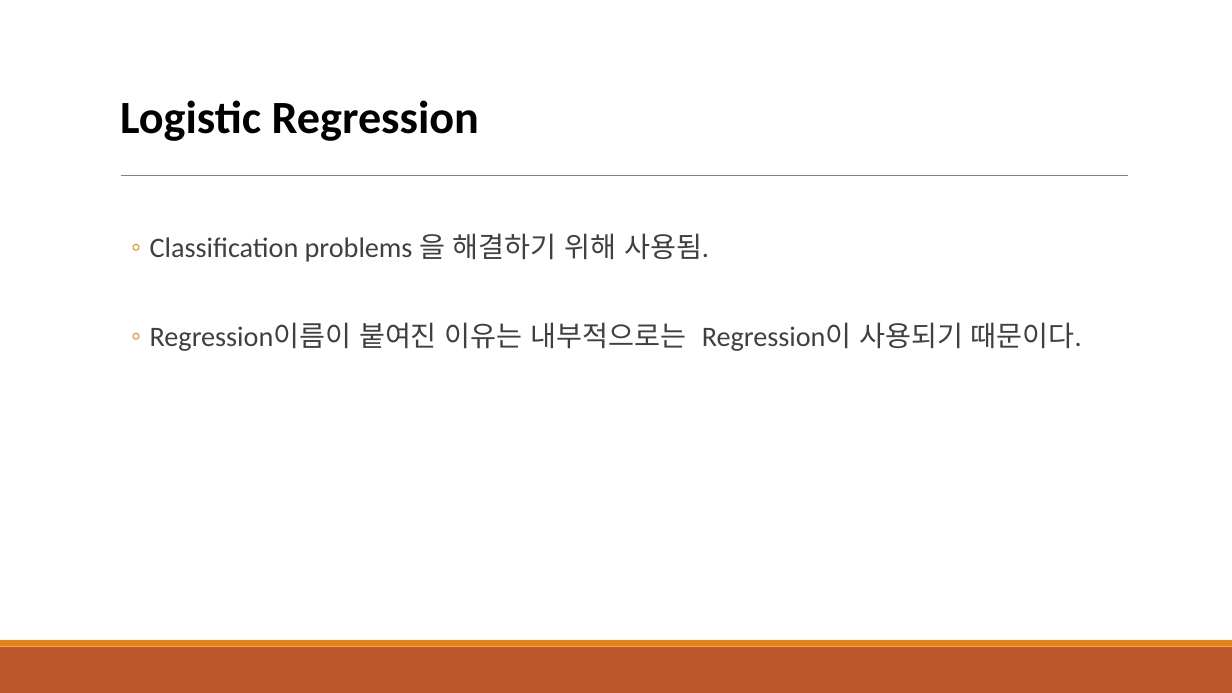
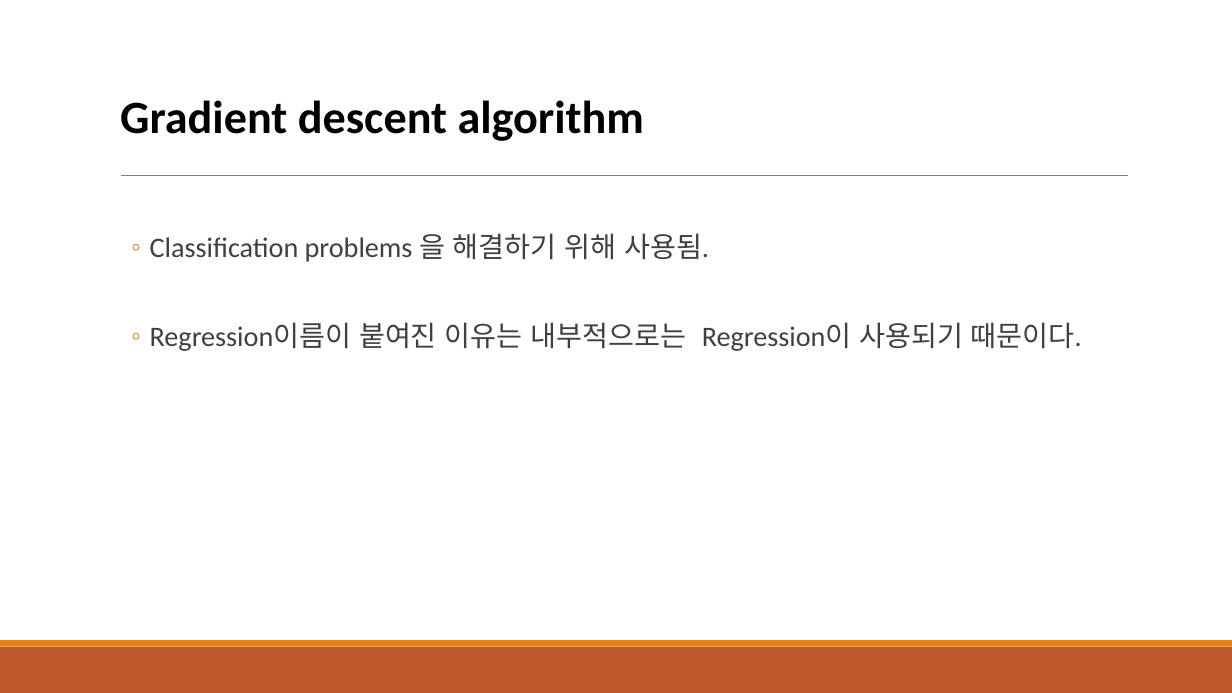
Before and after one commit to psm9733/jekyll-now, a slide deck: slide 14 of ppt/Regression.pptx. Drawn at 1232x693 pixels with LibreOffice and Linux fonts; fonts in the diff are those of the drawing. Boxes give left, top, right and bottom in pixels: in the first picture for what was removed or moved away, otherwise in the second. Text is boxed around its words. In the diff, an @@ line names an element or a change of style, - is before the commit and + after.

Commit message:
modified ppt

```diff
--- a/ppt/Regression.pptx
+++ b/ppt/Regression.pptx
@@ title at (120,100,644,141): text changed @@
-  Logistic Regression
+  Gradient descent algorithm
```
Also in this commit, not shown: 3 other slides changed, 21 other files.
